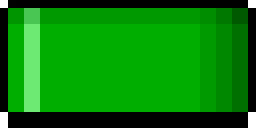
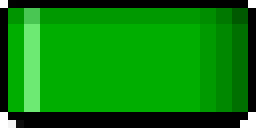
Before/after of a 256 × 128 layered artwork. What changed in the layer stack:
painted on "Background" over [8, 120, 248, 128]
